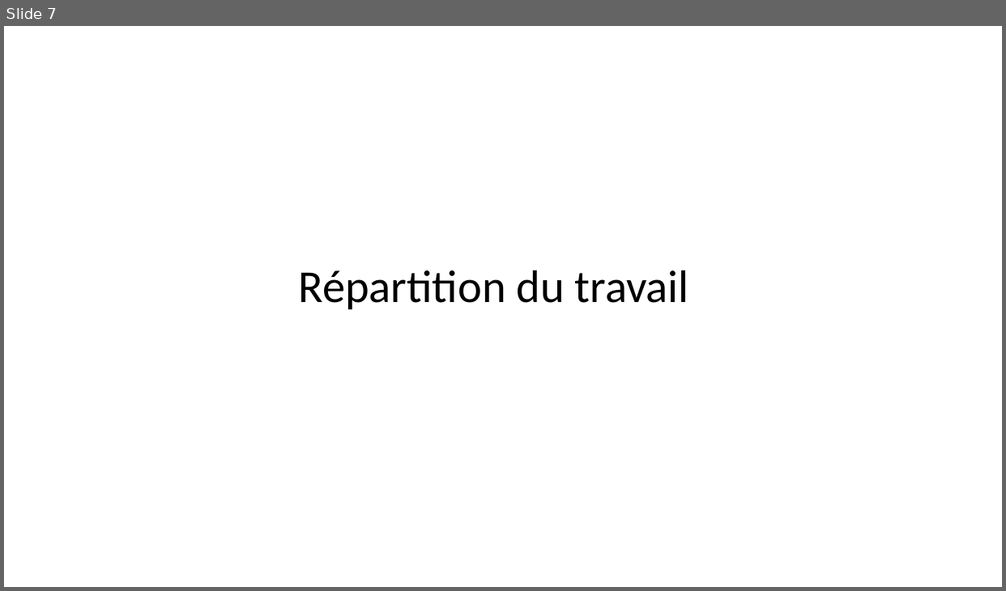
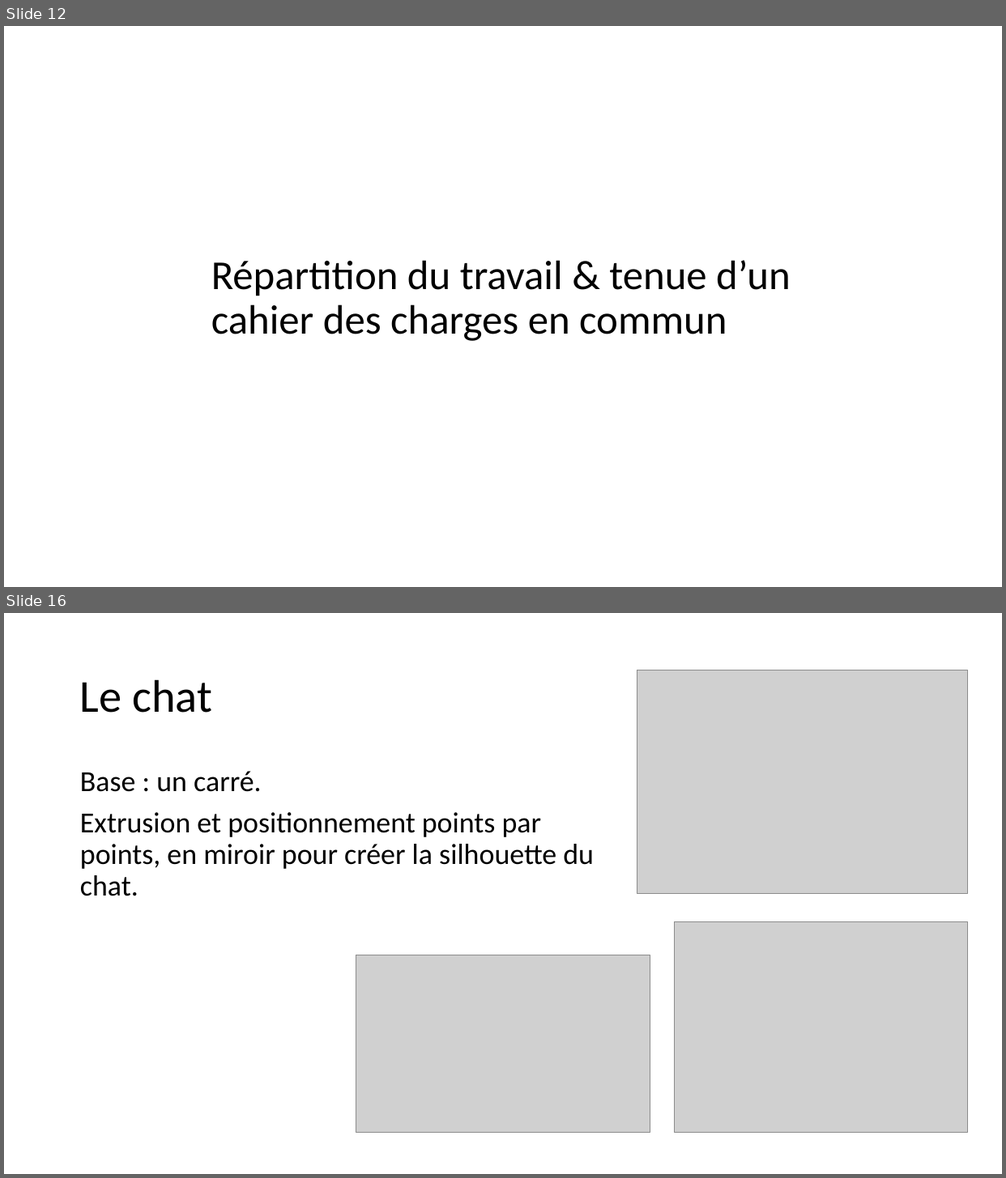
Before and after one commit to FC-Dijkstra/Minifilm_ImgWeb, a slide deck: Projet L3 Informatique_powerpointPrésentation (paslefinaljustecontenu).pptx. Shown one above the other, each under a label of ours: slide 7 before the commit, slides 12 and 16 after it; the slides between them are not shown. The pictures are 1006x591 and 1006x1178 pixels, drawn with LibreOffice and Linux fonts; fonts in the diff are those of the drawing; grey boxes stand for pictures. Boxes give left, top, right and bottom in pixels: in the first picture for what was removed or moved away, otherwise in the second. Text is boxed around its words. In the diff, an @@ line names an element or a change of style, - is before the commit and + after.

```diff
--- a/Projet L3 Informatique_powerpointPrésentation (paslefinaljustecontenu).pptx
+++ b/Projet L3 Informatique_powerpointPrésentation (paslefinaljustecontenu).pptx
@@ slide 16 added at [4, 613, 1002, 1174], background #FFFFFF @@
@@ title added at [80, 679, 212, 713], 44 pt, text #000000 @@
+Le chat
@@ picture added at [637, 670, 968, 894] @@
@@ text added at [80, 771, 594, 897], 28 pt, text #000000 @@
+Base : un carré.
+Extrusion et positionnement points par points, en miroir pour créer la silhouette du chat.
@@ picture added at [674, 922, 967, 1132] @@
@@ picture added at [356, 955, 650, 1131] @@
@@ what was slide 7 is now slide 12 @@
@@ slide 12 changed as well @@
@@ title at [211, 260, 791, 341]: text changed; size 44 to 39.6 pt @@
-Répartition du travail
+Répartition du travail & tenue d’un cahier des charges en commun
```
Also in this commit, not shown: 4 other slides changed, 9 other slides added, 3 slides removed.
